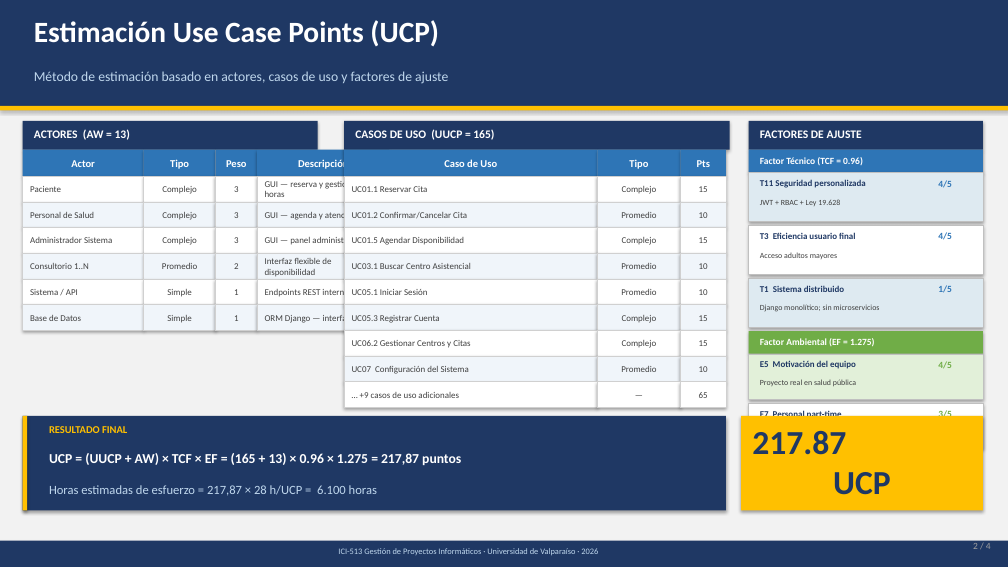
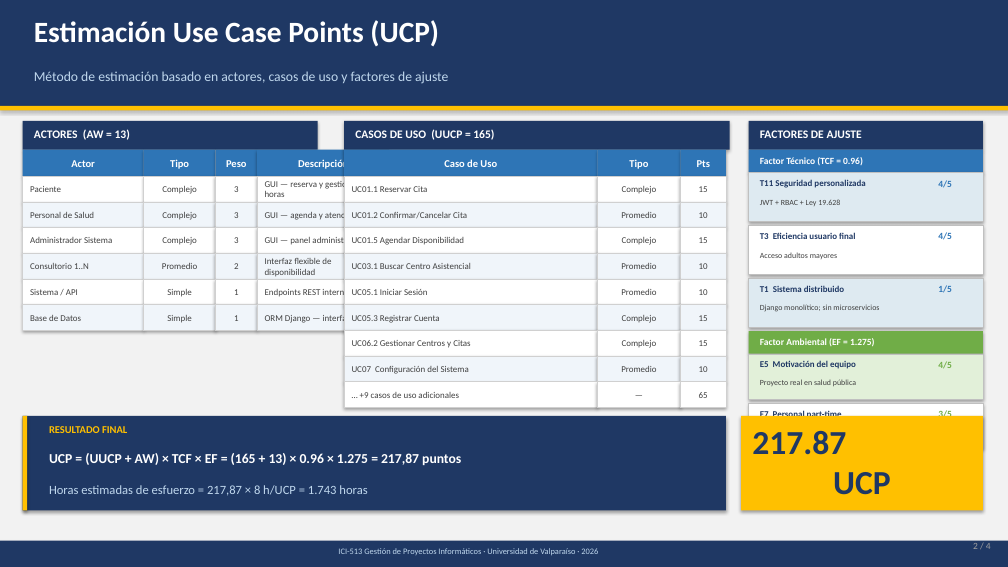
Before and after one commit to Consultorio-Digital/consultorio_digital, a slide deck: slide 2 of docs/presentacion_entrega_2.pptx. Drawn at 1008x567 pixels with LibreOffice and Linux fonts; fonts in the diff are those of the drawing. Boxes give left, top, right and bottom in pixels: in the first picture for what was removed or moved away, otherwise in the second. Text is boxed around its words. In the diff, an @@ line names an element or a change of style, - is before the commit and + after.

```diff
--- a/docs/presentacion_entrega_2.pptx
+++ b/docs/presentacion_entrega_2.pptx
@@ text at bbox=[49, 485, 367, 496]: text changed @@
-Horas estimadas de esfuerzo = 217,87 × 28 h/UCP = 6.100 horas
+Horas estimadas de esfuerzo = 217,87 × 8 h/UCP = 1.743 horas
```
Also in this commit, not shown: 2 other files.
